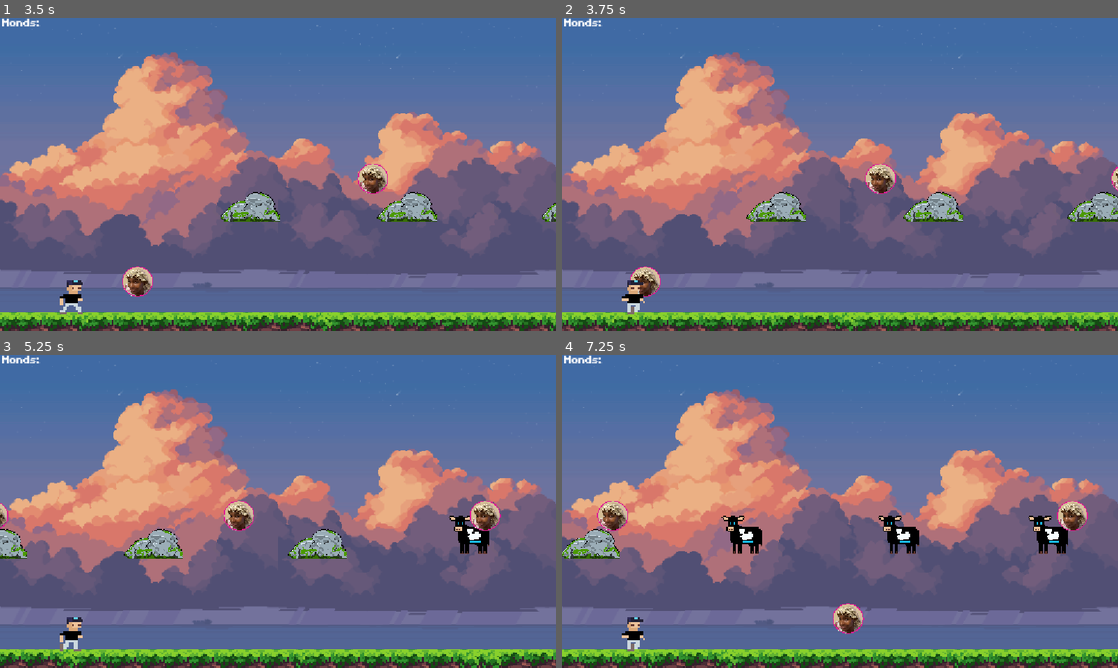
Above: before the commit, frames 1-4 (two rows, left to right).
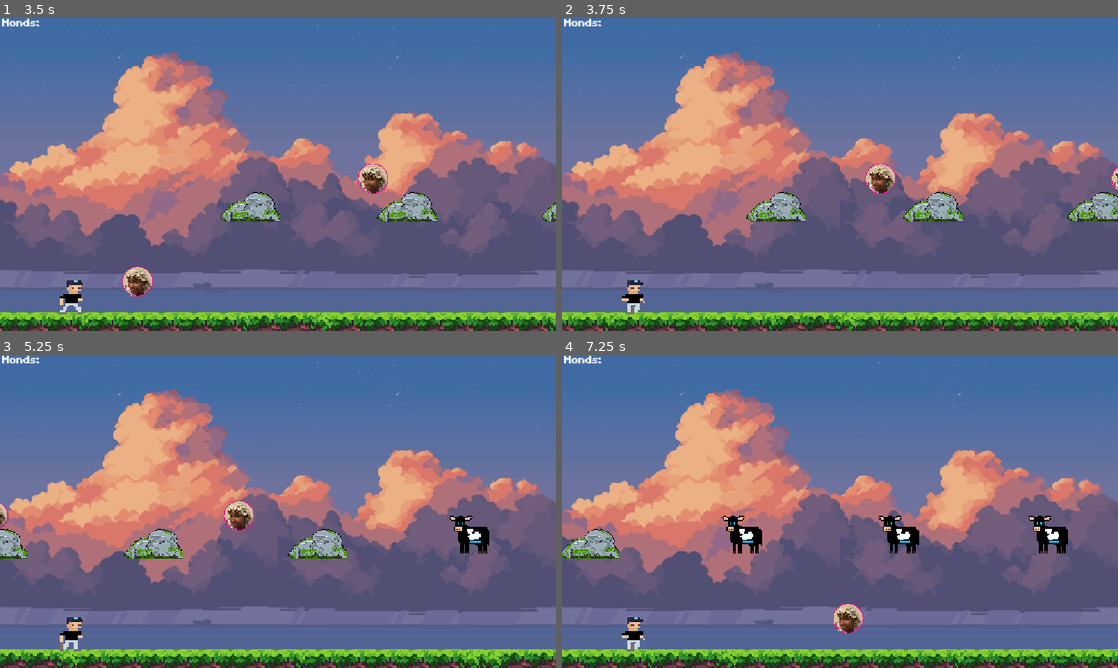
Above: after the commit, the same moments.

Repository: KKhujo/Loverboi
Game: Godot game, scene res://scenes/main.tscn
The game is run twice, just before and just after one commit, with the same random seed, the same clock (stepped at 60 frames per second) and the same inputs.
Inputs (mouse positions are in pixels of both pictures, inside the frame that each line leads up to):
- Up to frame 1 (3.5 s): tap Enter (ui_accept) at 0.5 s; move the mouse to (400, 158) at 0.52 s; click (400, 158) at 0.77 s; move the mouse to (166, 190) at 1.27 s; click (166, 190) at 1.52 s; move the mouse to (333, 105) at 2.02 s; move the mouse to (250, 237) at 2.77 s; click (250, 237) at 3.02 s
- Up to frame 2 (3.75 s): move the mouse to (1006, 221) at 3.52 s
- Up to frame 3 (5.25 s): click (444, 558) at 3.77 s; move the mouse to (111, 464) at 4.27 s; click (111, 464) at 4.52 s; move the mouse to (305, 511) at 5.02 s
- Up to frame 4 (7.25 s): move the mouse to (756, 433) at 5.77 s; click (756, 433) at 6.02 s; move the mouse to (962, 495) at 6.52 s; click (962, 495) at 6.77 s

Frame 1 is identical in both runs. In frame 2, 0.4% of the frame differs, in the area x 12-18%, y 79-90%; in frame 3, 0.4%; in frame 4, 0.8%, in the area x 6-95%, y 46-57%.

Commit message:
removed Loverboy entry

Diff:
--- a/scripts/monds.gd
+++ b/scripts/monds.gd
@@ -3,7 +3,5 @@
 func _process(x):
 	position.x -=get_parent().speed /2
 
-func _on_area_entered(area: Area2D) -> void:
-	if area.name == "loverboy":
-		$main.score += 1
+func _on_area_entered(area):
 		queue_free()
